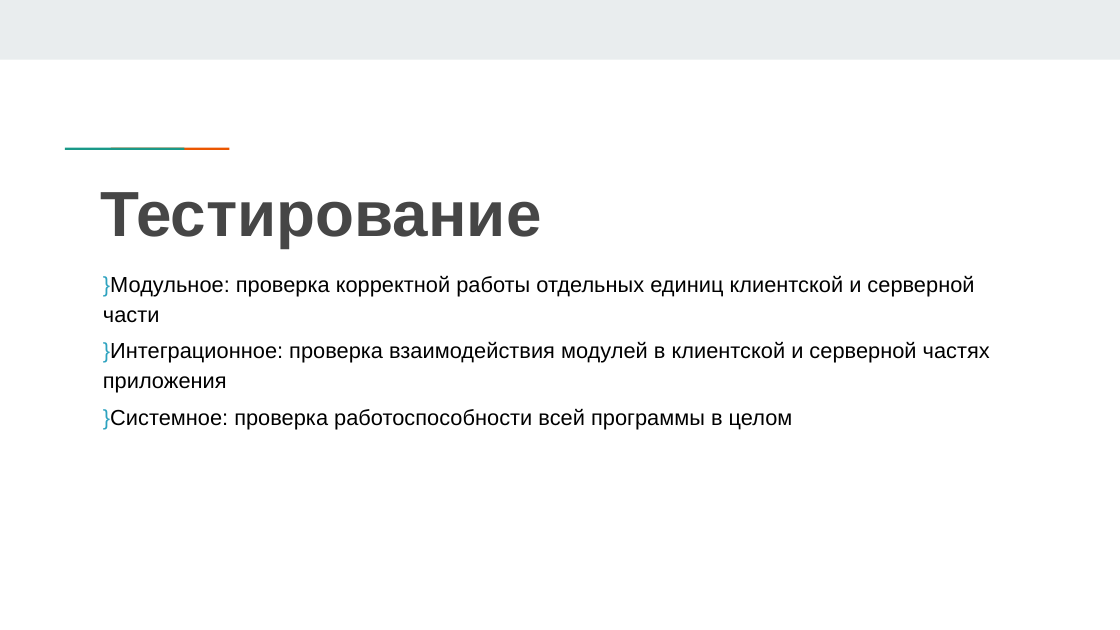
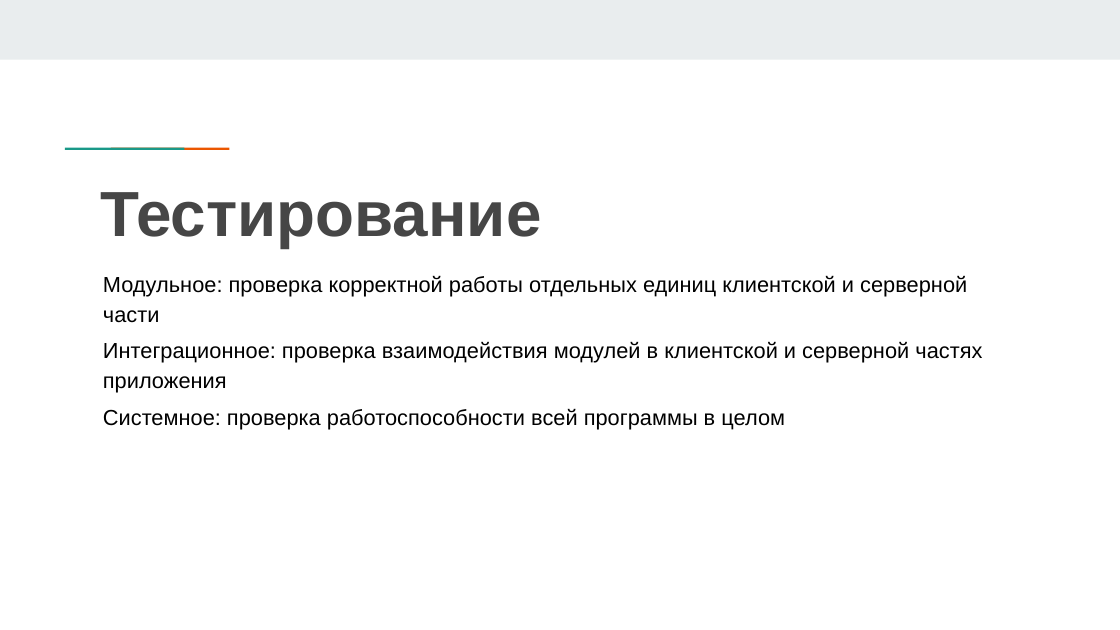
Before and after one commit to DaNkOMeN/MyDiplom, a slide deck: slide 18 of Последняя версия презентации.pptx. Drawn at 1120x630 pixels with LibreOffice and Linux fonts; fonts in the diff are those of the drawing. Boxes give left, top, right and bottom in pixels: in the first picture for what was removed or moved away, otherwise in the second. Text is boxed around its words. In the diff, an @@ line names an element or a change of style, - is before the commit and + after.

```diff
--- a/Последняя версия презентации.pptx
+++ b/Последняя версия презентации.pptx
@@ text at (x1=103, y1=275, x2=982, y2=430): text changed @@
-}Модульное: проверка корректной работы отдельных единиц клиентской и серверной части
-}Интеграционное: проверка взаимодействия модулей в клиентской и серверной частях приложения
-}Системное: проверка работоспособности всей программы в целом
+Модульное: проверка корректной работы отдельных единиц клиентской и серверной части
+Интеграционное: проверка взаимодействия модулей в клиентской и серверной частях приложения
+Системное: проверка работоспособности всей программы в целом
```
Also in this commit, not shown: 5 other slides changed, 4 slides added, 4 slides removed, 3 other files.
